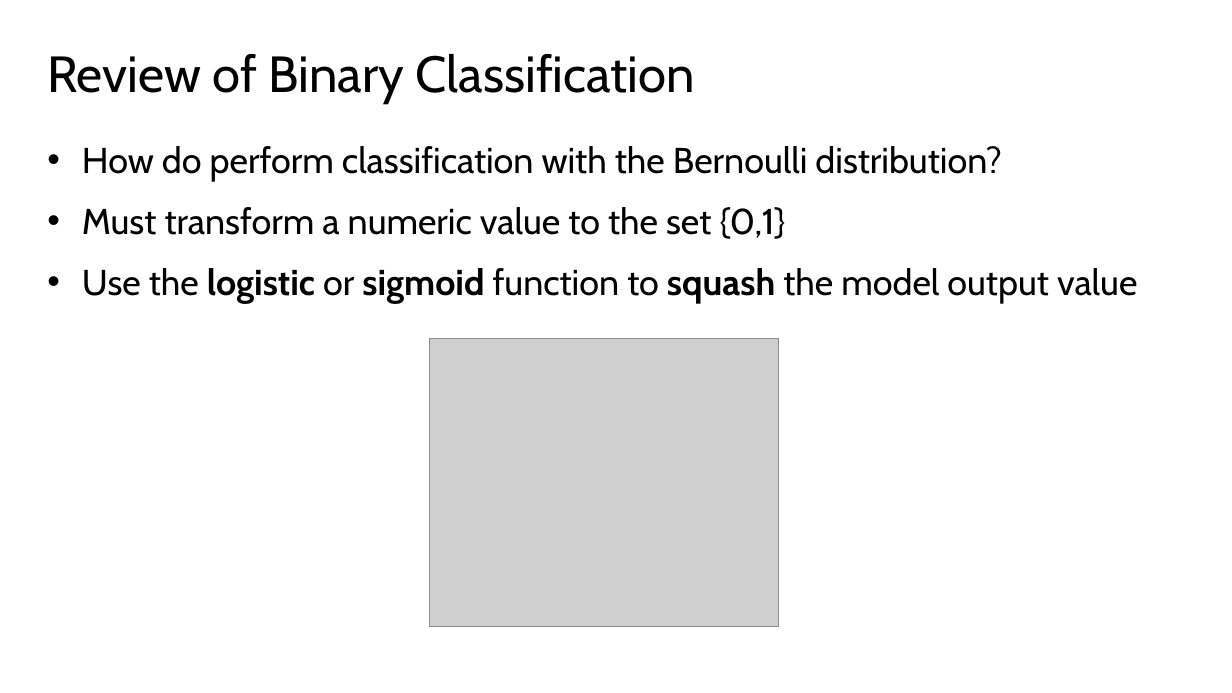
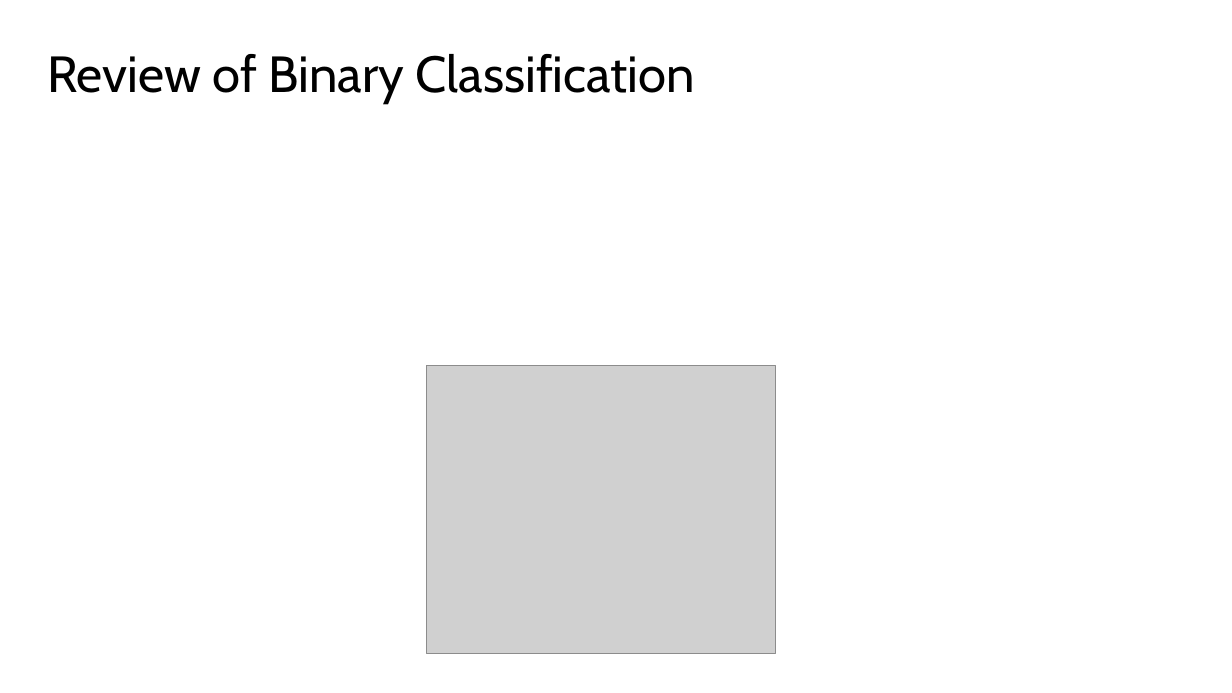
Before and after one commit to StephenElston/CSCI-E25, a slide deck: slide 21 of Slides/4_MachineLearningForCV.pptx. Drawn at 1232x693 pixels with LibreOffice and Linux fonts; fonts in the diff are those of the drawing; grey boxes stand for pictures. Boxes give left, top, right and bottom in pixels: in the first picture for what was removed or moved away, otherwise in the second. Text is boxed around its words. In the diff, an @@ line names an element or a change of style, - is before the commit and + after.

```diff
--- a/Slides/4_MachineLearningForCV.pptx
+++ b/Slides/4_MachineLearningForCV.pptx
@@ text removed at (82,146,1137,304) @@
-• How do perform classification with the Bernoulli distribution?
-• Must transform a numeric value to the set {0,1}
-• Use the logistic or sigmoid function to squash the model output value
@@ picture: place and size @@
-picture at (430,339,779,627)
+picture at (427,366,776,653)
```
Also in this commit, not shown: 18 other slides changed, 2 slides added, 1 other file.
